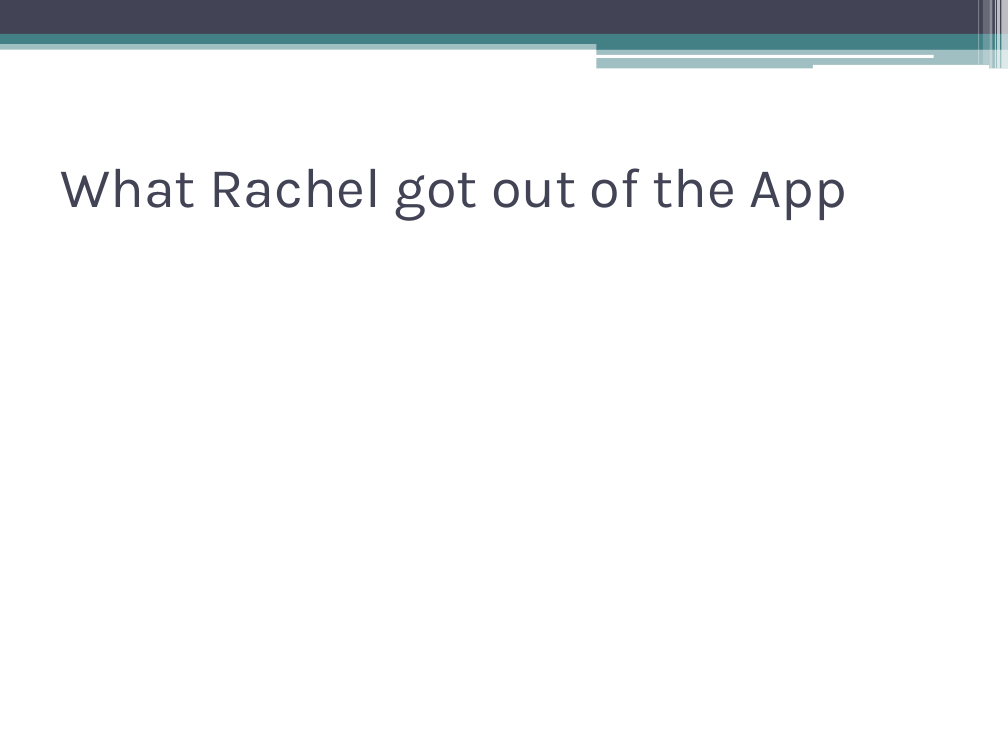
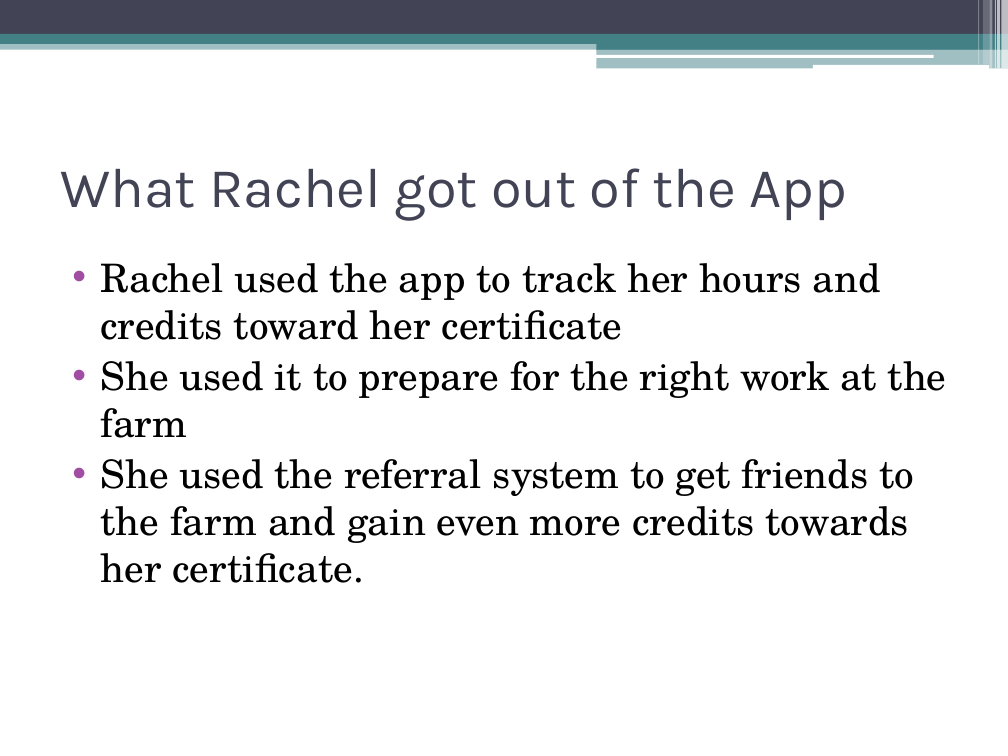
Before and after one commit to jerseycity2018/team-9, a slide deck: slide 9 of GCF Presentation.pptx. Drawn at 1008x756 pixels with LibreOffice and Linux fonts; fonts in the diff are those of the drawing. Boxes give left, top, right and bottom in pixels: in the first picture for what was removed or moved away, otherwise in the second. Text is boxed around its words. In the diff, an @@ line names an element or a change of style, - is before the commit and + after.

```diff
--- a/GCF Presentation.pptx
+++ b/GCF Presentation.pptx
@@ text added at [101,263,947,583], 28 pt, text #000000 @@
+• Rachel used the app to track her hours and credits toward her certificate
+• She used it to prepare for the right work at the farm
+• She used the referral system to get friends to the farm and gain even more credits towards her certificate.
```
Also in this commit, not shown: 3 other slides changed.
